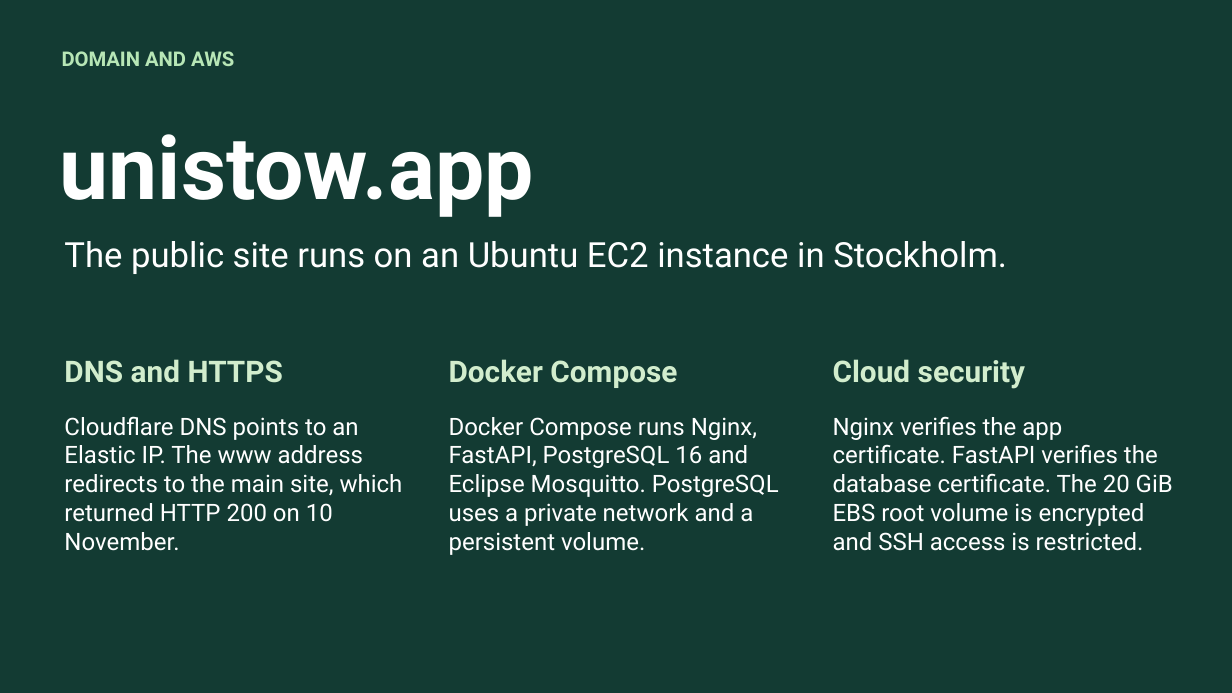
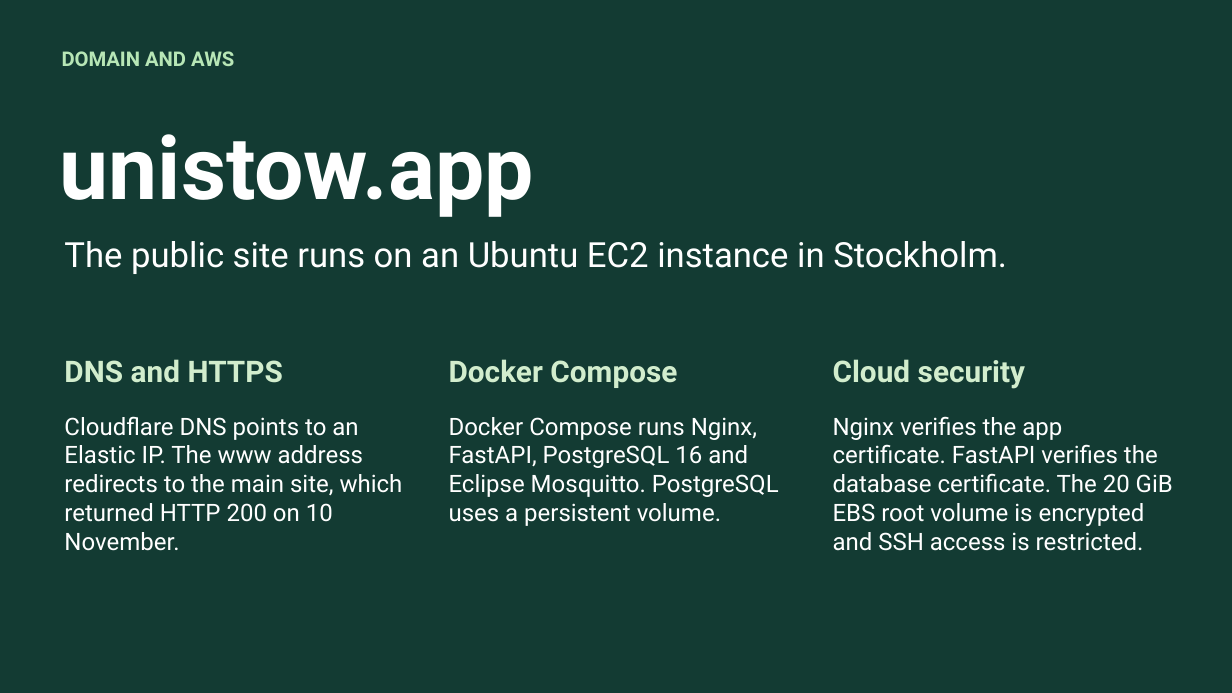
Before and after one commit to nikitsya/UniStow, a slide deck: slide 6 of docs/presentations/UniStow-Progress-Review-2026-11-11.pptx (slide 4 before the commit). Drawn at 1232x693 pixels with LibreOffice and Linux fonts; fonts in the diff are those of the drawing. Boxes give left, top, right and bottom in pixels: in the first picture for what was removed or moved away, otherwise in the second. Text is boxed around its words. In the diff, an @@ line names an element or a change of style, - is before the commit and + after.

```diff
--- a/docs/presentations/UniStow-Progress-Review-2026-11-11.pptx
+++ b/docs/presentations/UniStow-Progress-Review-2026-11-11.pptx
@@ text at [449,417,779,526]: text changed @@
-Docker Compose runs Nginx, FastAPI, PostgreSQL 16 and Eclipse Mosquitto. PostgreSQL uses a private network and a persistent volume.
+Docker Compose runs Nginx, FastAPI, PostgreSQL 16 and Eclipse Mosquitto. PostgreSQL uses a persistent volume.
```
Also in this commit, not shown: 5 other slides changed, 2 slides added.
